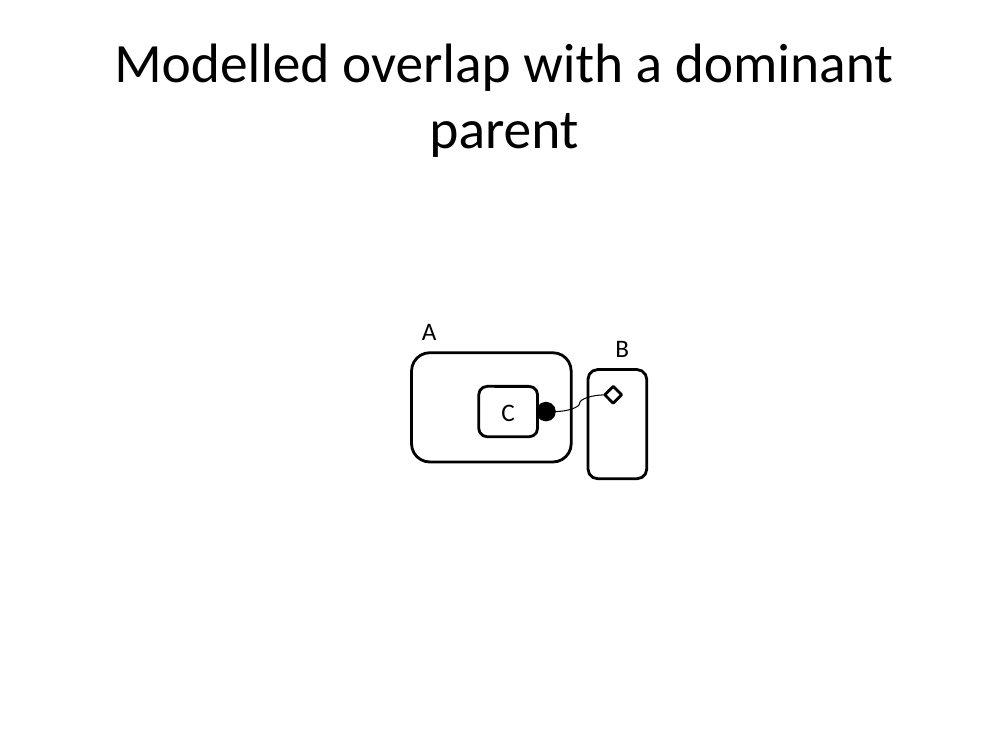
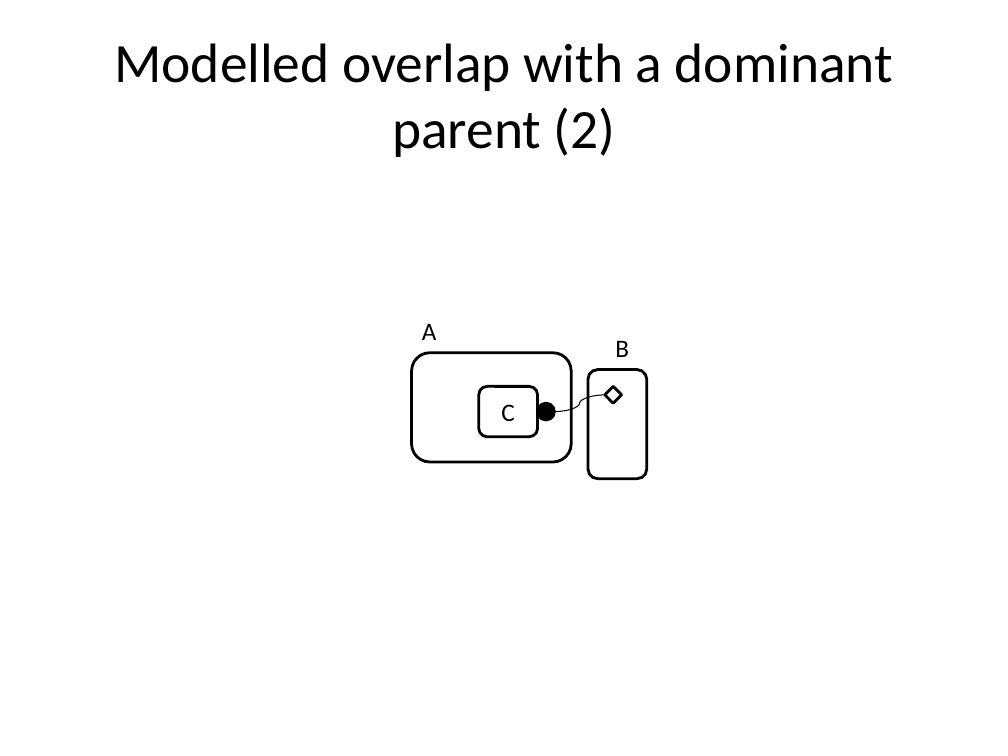
Before and after one commit to cgreenhalgh/bigraphspace, a slide deck: slide 31 of bigraphspace/docs/images/Cookbook_diagrams.pptx (slide 30 before the commit). Drawn at 1008x756 pixels with LibreOffice and Linux fonts; fonts in the diff are those of the drawing. Boxes give left, top, right and bottom in pixels: in the first picture for what was removed or moved away, otherwise in the second. Text is boxed around its words. In the diff, an @@ line names an element or a change of style, - is before the commit and + after.

```diff
--- a/bigraphspace/docs/images/Cookbook_diagrams.pptx
+++ b/bigraphspace/docs/images/Cookbook_diagrams.pptx
@@ title at [114, 43, 893, 157]: text changed @@
-Modelled overlap with a dominant parent
+Modelled overlap with a dominant parent (2)
```
Also in this commit, not shown: 6 slides added, 7 other files.
